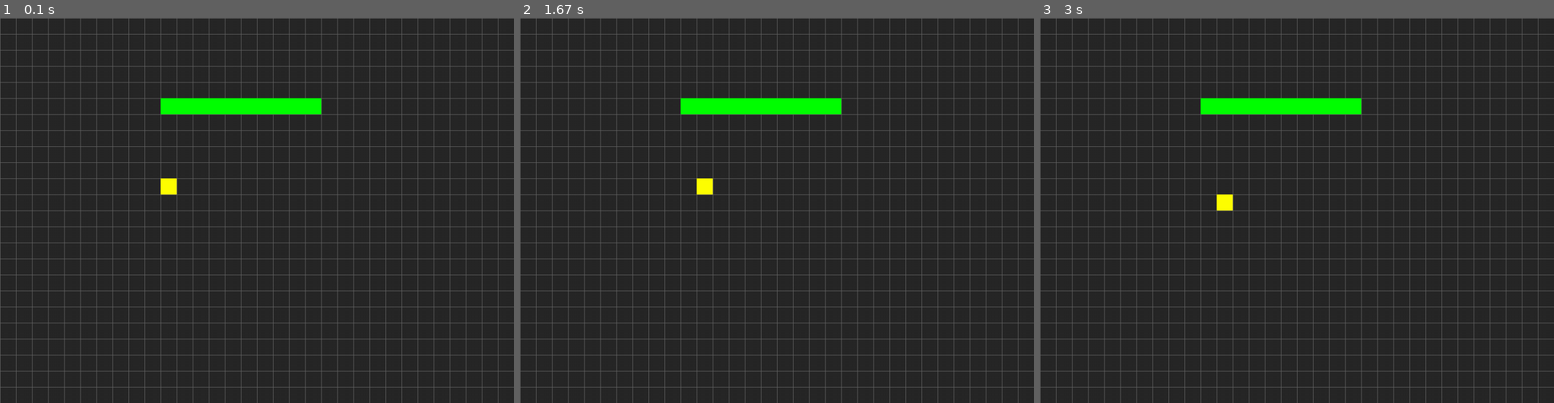
Above: before the commit, frames 1-3 (left to right).
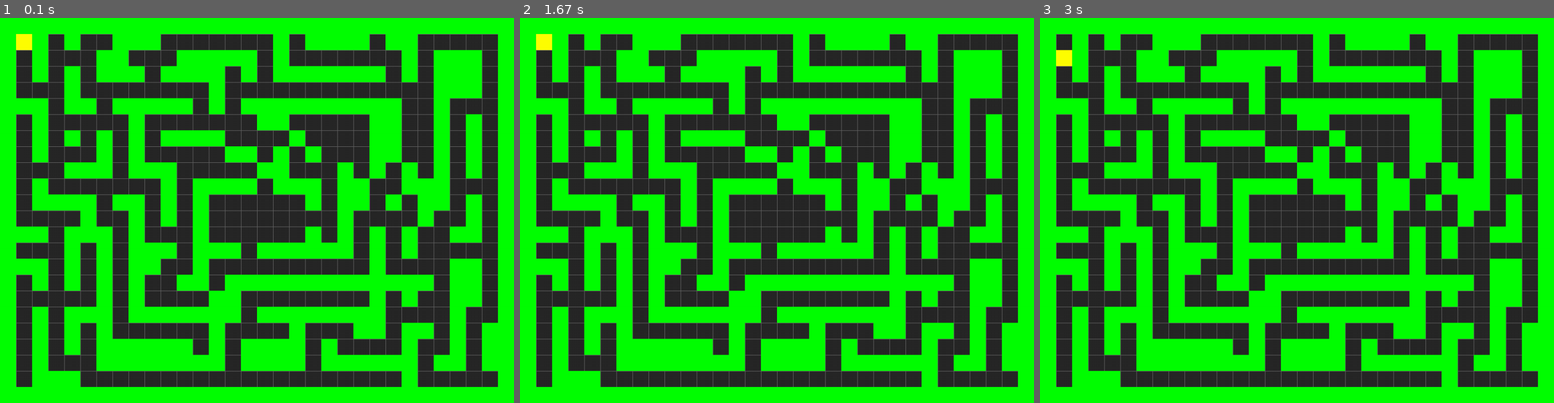
Above: after the commit, the same moments.

Repository: FrikkieM/pygame-template
Game: pygame game, started from main.py
Same seed, same stepped clock (60 frames per second), same inputs: the game is played once before the commit and once after it.
Inputs:
- Up to frame 1 (0.1 s): no input
- Up to frame 2 (1.67 s): hold Right 0.33-0.8 s
- Up to frame 3 (3 s): hold Down 2.4-2.87 s

The runs differ from the first frame. In frame 1, 53% of the frame differs, in the area x 0-100%, y 0-100%; in frame 2, 53%; in frame 3, 53%.

Commit message:
Collision detection
Added collision detection and text-based tilemap generation.

Nice place for a maze game

Diff:
--- a/main.py
+++ b/main.py
@@ -3,11 +3,13 @@
 
 import pygame as pg
 import sys
+from os import path, environ
 from settings import *
 from sprites import *
 
 class Game:
     def __init__(self):
+        environ['SDL_VIDEO_CENTERED'] = '1'
         pg.init()
         self.screen = pg.display.set_mode((WIDTH, HEIGHT))
         pg.display.set_caption(TITLE)
@@ -16,15 +18,26 @@
         self.load_data()
 
     def load_data(self):
-        pass
+        game_folder = path.dirname(__file__)
+        self.map_data = []
+        with open(path.join(game_folder, 'map02.txt'), 'rt') as f:
+            for line in f:
+                self.map_data.append(line)
+
+
 
     def new(self):
         # initialize variables and do setup for new game
         self.all_sprites = pg.sprite.Group()
         self.walls = pg.sprite.Group()
-        self.player = Player(self, 10, 10)    #Spawn at GRID coordinates, not pixel
-        for x in range(10,20):
-            Wall(self,x,5)
+        #Loop through map_data list
+        for row, tiles in enumerate(self.map_data):
+            for col, tile in enumerate(tiles):
+                if tile == '1':
+                    Wall(self, col, row)
+                if tile == 'P':
+                    self.player = Player(self, col, row)
+
 
     def run(self):
         # game loop - set self.playing = False to end the game
--- /dev/null
+++ b/map01.txt
@@ -0,0 +1,24 @@
+11111111111111111111111111111111
+1..............................1
+1...P..........................1
+1..............................1
+1..............................1
+1.......11111......11111.......1
+1.......1..............1.......1
+1.......1..............1.......1
+1.......1..............1.......1
+1.......1..............1.......1
+1..............................1
+1..............11..............1
+1..............11..............1
+1..............................1
+1.......1..............1.......1
+1.......1..............1.......1
+1.......1..............1.......1
+1.......1..............1.......1
+1.......11111......11111.......1
+1..............................1
+1..............................1
+1..............................1
+1..............................1
+11111111111111111111111111111111
--- /dev/null
+++ b/map02.txt
@@ -0,0 +1,24 @@
+11111111111111111111111111111111
+1P1.1..111.......1.1111.11.....1
+1.1...11...11111.1.......1.111.1
+1.1.1.111.1111.1.1111111.1.111.1
+1...1........1.............111.1
+111.11.11111.1.1111111111..1...1
+1.1.....1.......11.....11..1.1.1
+1.1.1.1.1.1111....1....11..1.1.1
+1.1...1.1.....11.1.1...11..1.1.1
+1...111.111.....11...1.1.1.1.1.1
+1.1.......1.1111.111.11..111...1
+1.1111.11.1.1......1.11.1.11.1.1
+1....1..1.1.1........1....1..1.1
+111.111.1...1......1.1.1.1..11.1
+1...1.1.111.111.111111.1.1.....1
+111.1.1.11..1..........1....11.1
+1.1.1.1.1..11.1111111111111.11.1
+1.....1.1....11........1.1..11.1
+1.1.111.1111111.11111111....1..1
+1.1.1.1......1....1...11.11.1.11
+1.1.1.111111.1.1111.1....1..1.11
+1.1...11111111.1111.111111.11.11
+1.111....................1.....1
+11111111111111111111111111111111
--- /dev/null
+++ b/maptemplate.txt
@@ -0,0 +1,24 @@
+................................
+................................
+................................
+................................
+................................
+................................
+................................
+................................
+................................
+................................
+................................
+................................
+................................
+................................
+................................
+................................
+................................
+................................
+................................
+................................
+................................
+................................
+................................
+................................
